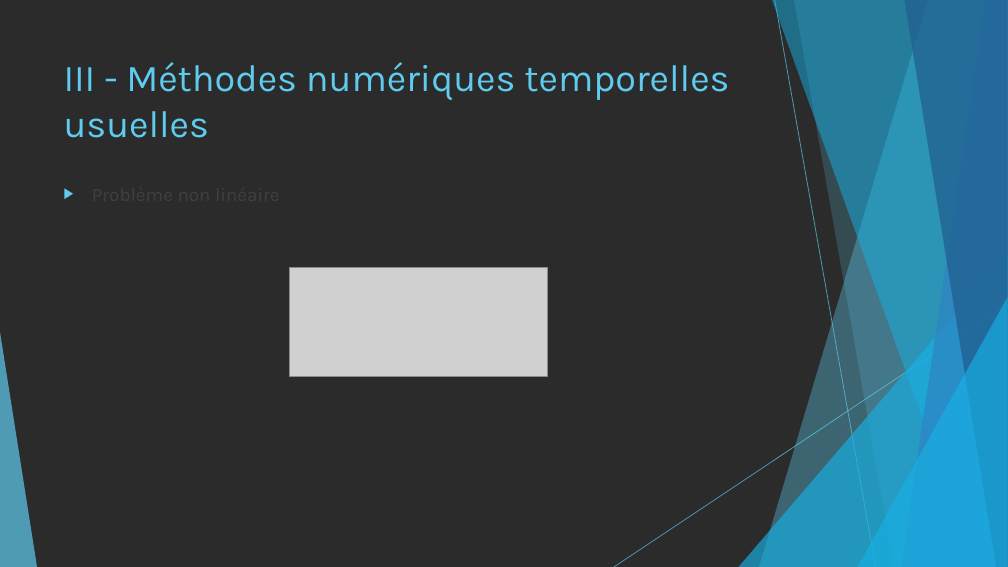
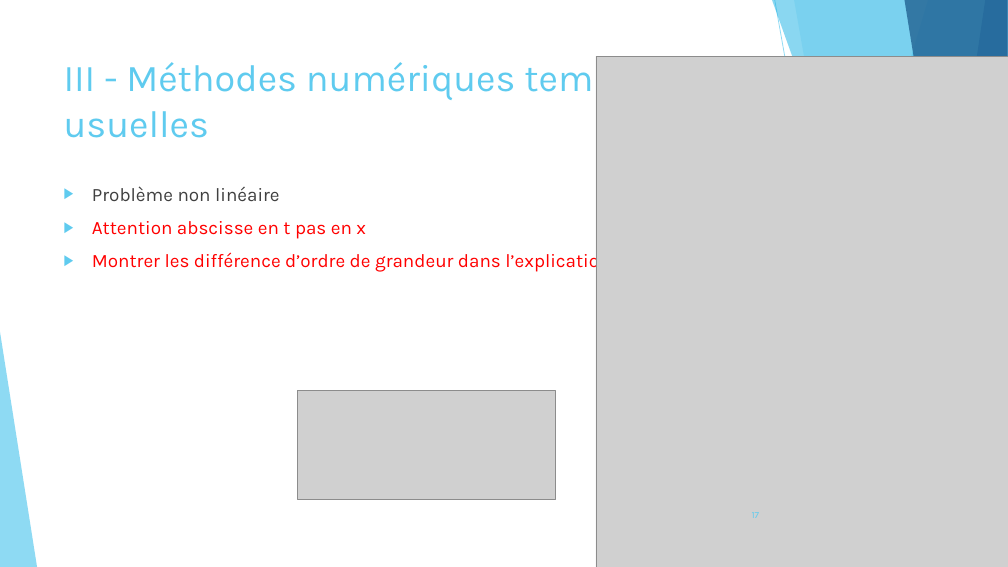
Before and after one commit to pierreXVI/PIE, a slide deck: slide 17 of oral_presentation/Oral_presentation_12_02_2019.pptx (slide 15 before the commit). Drawn at 1008x567 pixels with LibreOffice and Linux fonts; fonts in the diff are those of the drawing; grey boxes stand for pictures; background and template pictures are left out; a plain dark background stands for a picture behind light text. Boxes give left, top, right and bottom in pixels: in the first picture for what was removed or moved away, otherwise in the second. Text is boxed around its words. In the diff, an @@ line names an element or a change of style, - is before the commit and + after.

```diff
--- a/oral_presentation/Oral_presentation_12_02_2019.pptx
+++ b/oral_presentation/Oral_presentation_12_02_2019.pptx
@@ background picture (left out) to #FFFFFF @@
@@ picture added at bbox=[596, 56, 1008, 567] @@
@@ text at bbox=[92, 221, 610, 273]: paragraphs added @@
+▶ Attention abscisse en t pas en x
+▶ Montrer les différence d’ordre de grandeur dans l’explication
@@ picture: place and size @@
-picture at bbox=[290, 268, 547, 377]
+picture at bbox=[298, 391, 556, 500]
```
Also in this commit, not shown: 20 other slides changed, 5 slides added, 1 slide removed.
